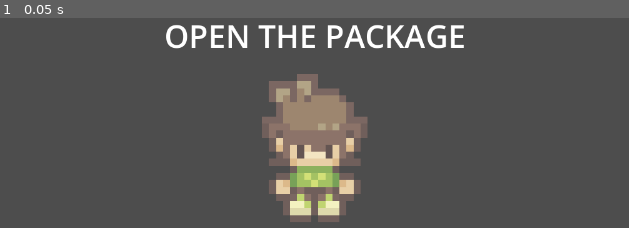
Above: before the commit, frame 1.
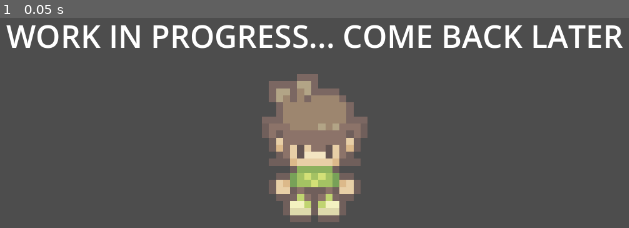
Above: after the commit, the same moment.

Repository: PigletGD/tiny-worlds
Game: Godot game, scene res://_game/scenes/levels/game_scene.tscn
Two runs of this game, one before a commit and one after it. Both use one fixed random seed, a clock stepped at 60 frames per second and the inputs below.
Inputs:
- Up to frame 1 (0.05 s): no input

The runs differ from the first frame. In frame 1, 5.4% of the frame differs, in the area x 0-100%, y 3-15%.

Commit message:
Implemented Global Signals Architecture

Diff:
--- /dev/null
+++ b/_game/resources/flags/dialogue_line/gs_dialogue_requested.tres
@@ -0,0 +1,7 @@
+[gd_resource type="Resource" script_class="GlobalSignal_DialogueLine" load_steps=2 format=3 uid="uid://dpa6rtari6raf"]
+
+[ext_resource type="Script" uid="uid://c8mrjd3xoycxr" path="res://core/scripts/signals/types/global_signal_dialogue_line.gd" id="1_4rxob"]
+
+[resource]
+script = ExtResource("1_4rxob")
+metadata/_custom_type_script = "uid://c8mrjd3xoycxr"
--- /dev/null
+++ b/_game/resources/flags/void/gs_world_initialized.tres
@@ -0,0 +1,7 @@
+[gd_resource type="Resource" script_class="GlobalSignal_Void" load_steps=2 format=3 uid="uid://b2xij38uisv3p"]
+
+[ext_resource type="Script" uid="uid://bg8geqplxdkou" path="res://core/scripts/signals/types/global_signal_void.gd" id="1_ahqqp"]
+
+[resource]
+script = ExtResource("1_ahqqp")
+metadata/_custom_type_script = "uid://bg8geqplxdkou"
--- a/_game/scenes/levels/game_scene.tscn
+++ b/_game/scenes/levels/game_scene.tscn
@@ -22,6 +22,35 @@
 [ext_resource type="Texture2D" uid="uid://c0b3q5id0h823" path="res://_game/sprites/objects/Basic_Plants10.png" id="12_uvu6e"]
 [ext_resource type="Texture2D" uid="uid://d17bkx0e3v0xn" path="res://_game/sprites/objects/Basic_Plants11.png" id="13_g8yde"]
 [ext_resource type="Texture2D" uid="uid://bn24mlyqa1bqu" path="res://_game/sprites/objects/Basic_Plants12.png" id="14_bkju3"]
+[ext_resource type="Script" uid="uid://clk6py5gxexkd" path="res://core/scripts/signals/global_signal_receiver.gd" id="15_365e1"]
+[ext_resource type="Script" uid="uid://cxq7ehovwl026" path="res://core/scripts/signals/global_signal_receiver_definition.gd" id="16_14rxd"]
+[ext_resource type="Script" uid="uid://6vp23bgaeet2" path="res://core/scripts/callable/callable_resource.gd" id="17_e1w25"]
+[ext_resource type="Resource" uid="uid://b2xij38uisv3p" path="res://_game/resources/flags/void/gs_world_initialized.tres" id="18_4fyii"]
+[ext_resource type="Resource" uid="uid://dpa6rtari6raf" path="res://_game/resources/flags/dialogue_line/gs_dialogue_requested.tres" id="19_e1w25"]
+
+[sub_resource type="Resource" id="Resource_14rxd"]
+script = ExtResource("17_e1w25")
+node_path = NodePath("..")
+methods = Array[String](["test_call"])
+metadata/_custom_type_script = "uid://6vp23bgaeet2"
+
+[sub_resource type="Resource" id="Resource_j5qwm"]
+script = ExtResource("16_14rxd")
+global_signal = ExtResource("18_4fyii")
+callables = Array[ExtResource("17_e1w25")]([SubResource("Resource_14rxd")])
+metadata/_custom_type_script = "uid://cxq7ehovwl026"
+
+[sub_resource type="Resource" id="Resource_4fyii"]
+script = ExtResource("17_e1w25")
+node_path = NodePath("..")
+methods = Array[String](["test_call_dialogue_line"])
+metadata/_custom_type_script = "uid://6vp23bgaeet2"
+
+[sub_resource type="Resource" id="Resource_e1w25"]
+script = ExtResource("16_14rxd")
+global_signal = ExtResource("19_e1w25")
+callables = Array[ExtResource("17_e1w25")]([SubResource("Resource_4fyii")])
+metadata/_custom_type_script = "uid://cxq7ehovwl026"
 
 [sub_resource type="ShaderMaterial" id="ShaderMaterial_trels"]
 shader = ExtResource("6_88prv")
@@ -45,6 +74,11 @@
 test_spawn_offset = Vector2(105, 105)
 test_images_array = Array[CompressedTexture2D]([ExtResource("3_i0dqa"), ExtResource("4_365e1"), ExtResource("5_5mxte"), …(222 unchanged characters)…
 metadata/_custom_type_script = "uid://ccdj1gi56k7iu"
+
+[node name="GlobalSignalReceiver" type="Node" parent="Systems/FileCreationTester"]
+script = ExtResource("15_365e1")
+global_signal_receiver_definitions = Array[ExtResource("16_14rxd")]([SubResource("Resource_j5qwm"), SubResource("Resource_e1w25")])
+metadata/_custom_type_script = "uid://clk6py5gxexkd"
 
 [node name="CanvasLayer" type="CanvasLayer" parent="."]
 
--- a/_game/scripts/test/file_creation_tester.gd
+++ b/_game/scripts/test/file_creation_tester.gd
@@ -21,6 +21,8 @@
 
 
 func _ready() -> void:
+	return
+
 	if !exists(local_character_file_path):
 		create_character()
 
@@ -36,6 +38,7 @@
 
 
 func _notification(what: int) -> void:
+	return
 	if what == NOTIFICATION_APPLICATION_FOCUS_IN:
 		if test_step == 0:
 			check_for_changes_to_name()
@@ -50,6 +53,7 @@
 
 
 func _process(delta: float) -> void:
+	return
 	if test_step != 3:
 		return
 
@@ -67,6 +71,14 @@
 		test_rich_text_label.text = "IM INSIDE THE HOUSE"
 	elif path_to_evaluate == abs_directory_path + "/test":
 		test_rich_text_label.text = "IM LOOKING AT MY TEST FOLDER"
+
+
+func test_call() -> void:
+	print("HIIIIIIIIIIIIIIIIIIIIIIIIII")
+
+
+func test_call_dialogue_line(value: _DialogueLine) -> void:
+	print(value.line)
 
 
 func exists(path: String) -> bool:
--- /dev/null
+++ b/core/scripts/callable/callable_resource.gd
@@ -0,0 +1,5 @@
+class_name CallableResource
+extends Resource
+
+@export var node_path: NodePath
+@export var methods: Array[String]
--- /dev/null
+++ b/core/scripts/signals/global_signal.gd
@@ -0,0 +1,6 @@
+class_name _GlobalSignal
+extends Resource
+
+
+func subscribe(object: Object, method: String) -> void:
+	print("Function not implemented yet.")
--- /dev/null
+++ b/core/scripts/signals/global_signal_receiver.gd
@@ -0,0 +1,20 @@
+class_name GlobalSignalReceiver
+extends Node
+
+@export var global_signal_receiver_definitions: Array[GlobalSignalReceiverDefinition]
+
+func _ready():
+	for definition in global_signal_receiver_definitions:
+		for callable in definition.callables:
+			var node = get_node(callable.node_path)
+
+			if node == null:
+				print("Could not find node")
+				continue
+
+			for method in callable.methods:
+				if not node.has_method(method):
+					print("Could not find method: " + method)
+					continue
+
+				definition.global_signal.subscribe(node, method)
--- /dev/null
+++ b/core/scripts/signals/global_signal_receiver_definition.gd
@@ -0,0 +1,5 @@
+class_name GlobalSignalReceiverDefinition
+extends Resource
+
+@export var global_signal : _GlobalSignal
+@export var callables: Array[CallableResource]
--- /dev/null
+++ b/core/scripts/signals/types/global_signal_dialogue_line.gd
@@ -0,0 +1,12 @@
+class_name GlobalSignal_DialogueLine
+extends _GlobalSignal
+
+signal signal_emitted(value: _DialogueLine)
+
+
+func emit(value: _DialogueLine) -> void:
+	signal_emitted.emit(value)
+
+
+func subscribe(object: Object, method: String) -> void:
+	signal_emitted.connect(Callable(object, method))
--- /dev/null
+++ b/core/scripts/signals/types/global_signal_void.gd
@@ -0,0 +1,12 @@
+class_name GlobalSignal_Void
+extends _GlobalSignal
+
+signal signal_emitted()
+
+
+func emit() -> void:
+	signal_emitted.emit()
+
+
+func subscribe(object: Object, method: String) -> void:
+	signal_emitted.connect(Callable(object, method))
Not shown: 1 places in _game/scenes/levels/game_scene.tscn that only renumber resources
Not shown, added: core/scripts/callable/callable_resource.gd.uid
Not shown, added: core/scripts/signals/global_signal.gd.uid
Not shown, added: core/scripts/signals/global_signal_receiver.gd.uid
Not shown, added: core/scripts/signals/global_signal_receiver_definition.gd.uid
Not shown, added: core/scripts/signals/types/global_signal_dialogue_line.gd.uid
Not shown, added: core/scripts/signals/types/global_signal_void.gd.uid
